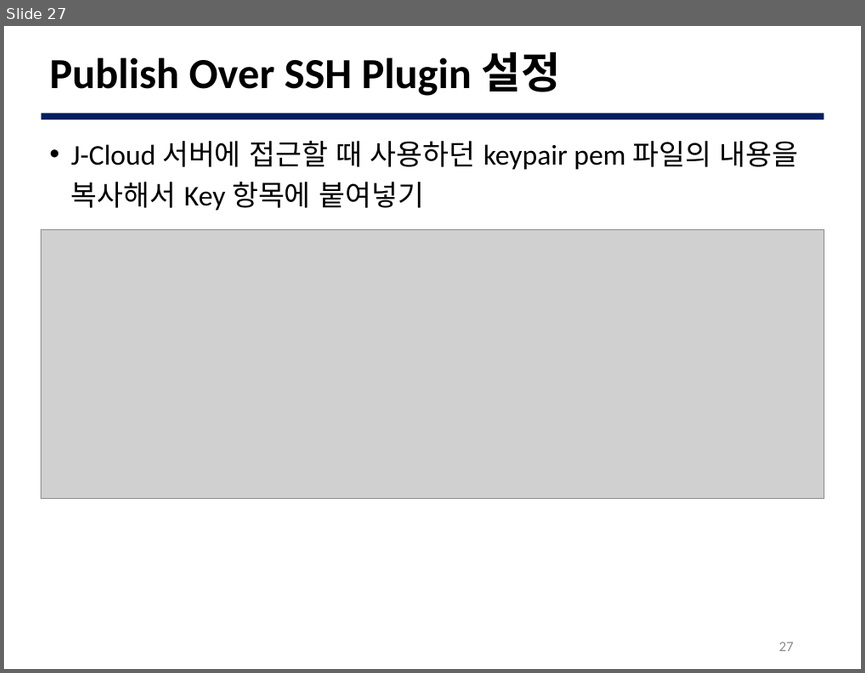
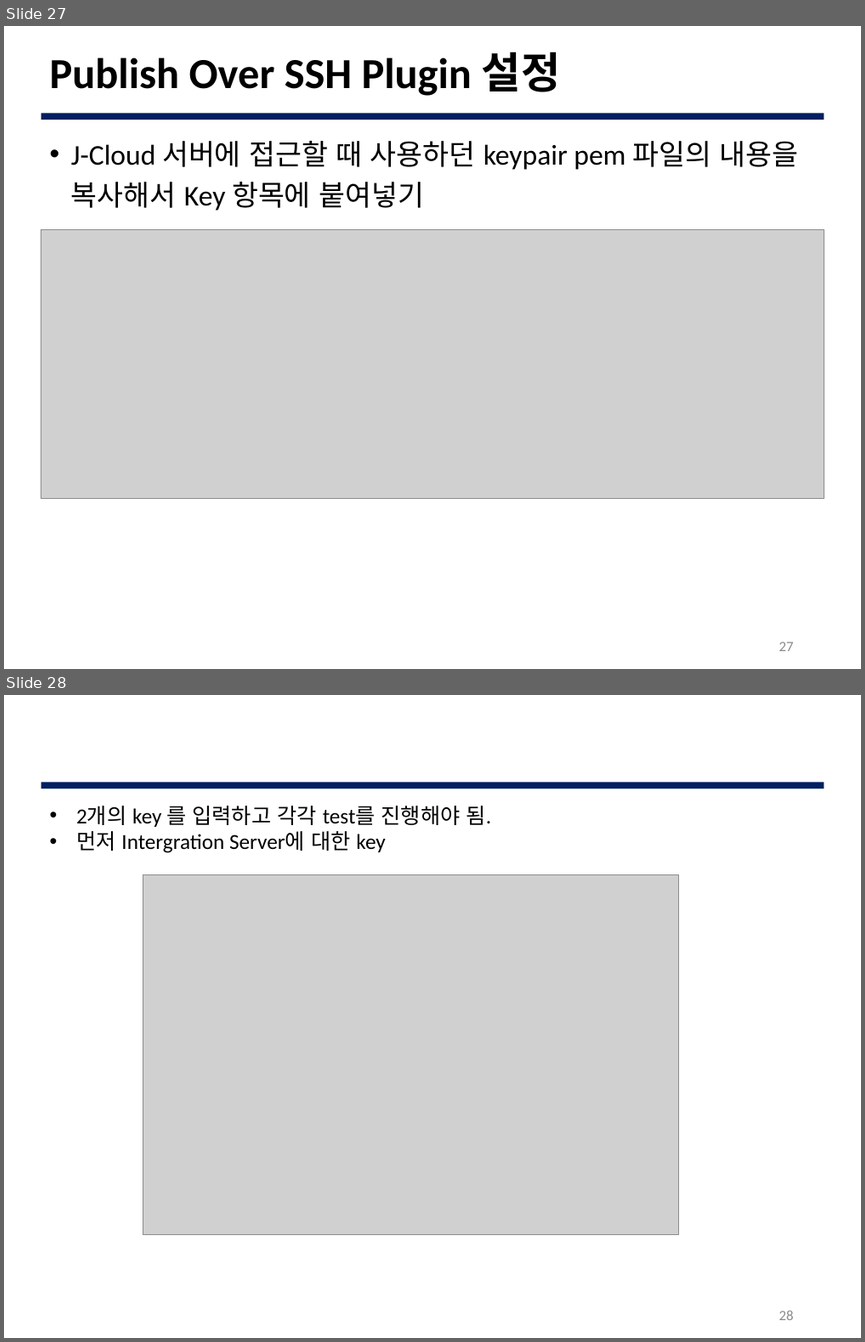
Before and after one commit to JBNU-JEduTools/osscourse, a slide deck: Slides/15. 개발 프로세스 실습 3.pptx. Shown one above the other, each under a label of ours: slide 27 before the commit, slides 27 and 28 after it. The pictures are 865x673 and 865x1342 pixels, drawn with LibreOffice and Linux fonts; fonts in the diff are those of the drawing; grey boxes stand for pictures; background and template pictures are left out. Boxes give left, top, right and bottom in pixels: in the first picture for what was removed or moved away, otherwise in the second. Text is boxed around its words. In the diff, an @@ line names an element or a change of style, - is before the commit and + after.

```diff
--- a/Slides/15. 개발 프로세스 실습 3.pptx
+++ b/Slides/15. 개발 프로세스 실습 3.pptx
@@ slide 28 added at [4,695,861,1338], background #FFFFFF; not listed: 1 template element that a slide beside it also shows @@
@@ text added at [76,805,492,853], 18 pt, text #000000 @@
+• 2개의 key 를 입력하고 각각 test를 진행해야 됨.
+• 먼저 Intergration Server에 대한 key
@@ picture added at [143,875,678,1235] @@
@@ page number added at [779,1310,794,1320], 12 pt, text #8C8C8C @@
+28
```
Also in this commit, not shown: 4 slides changed, 1 other slide added.
